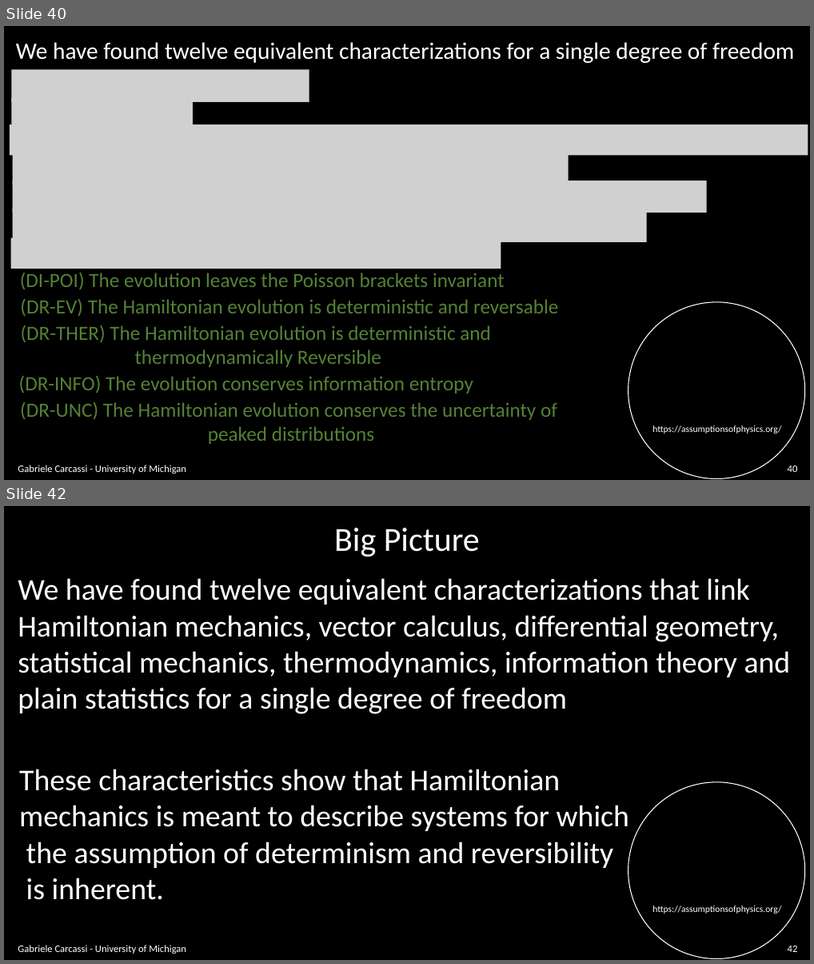
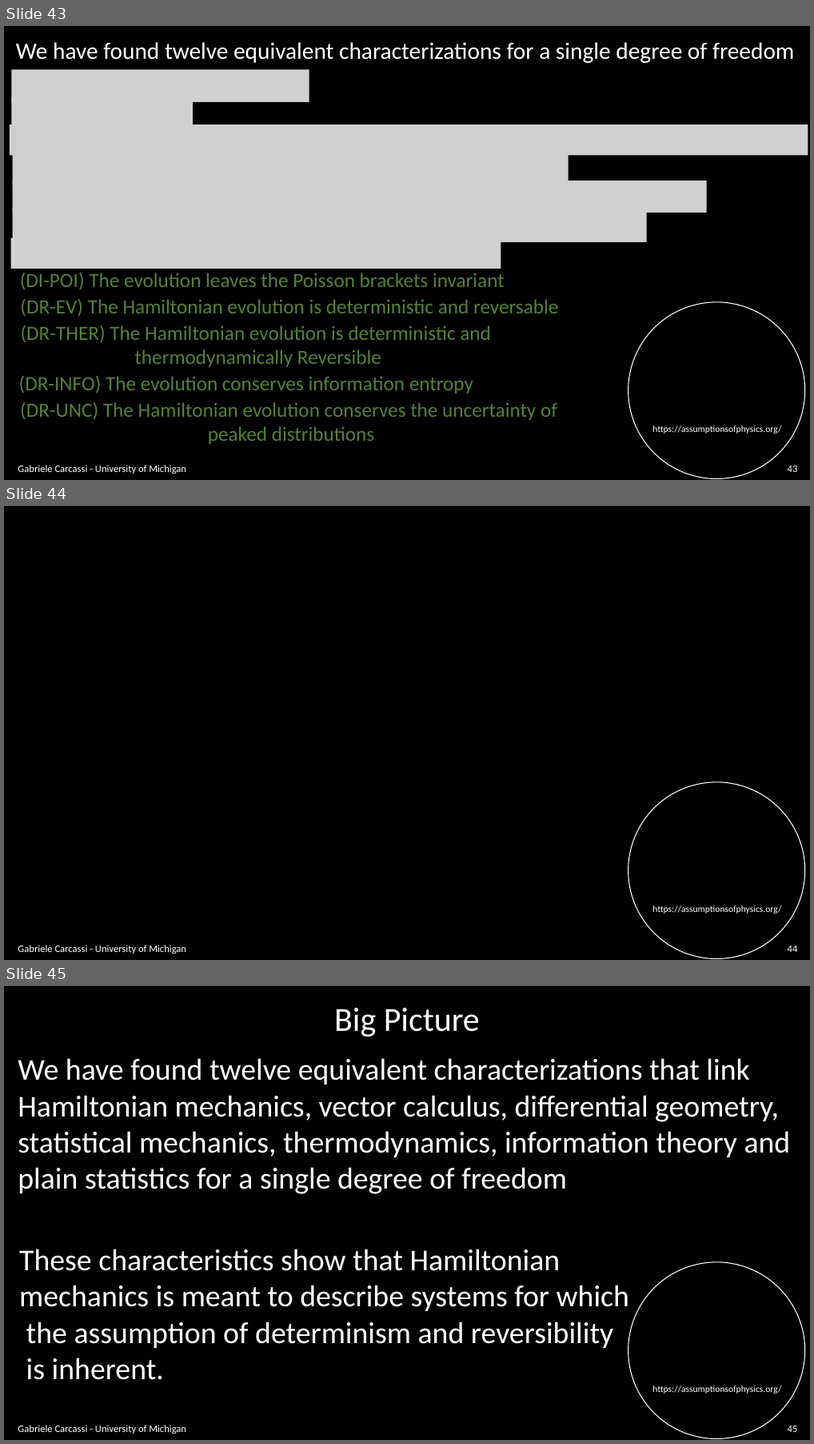
Before and after one commit to assumptionsofphysics/slides, a slide deck: BookCompanions-v2/RP-Class-3.pptx. Shown one above the other, each under a label of ours: slides 40 and 42 before the commit, slides 43, 44 and 45 after it; the slides between them are not shown. The pictures are 814x964 and 814x1444 pixels, drawn with LibreOffice and Linux fonts; fonts in the diff are those of the drawing; grey boxes stand for pictures; background and template pictures are left out. Boxes give left, top, right and bottom in pixels: in the first picture for what was removed or moved away, otherwise in the second. Text is boxed around its words. In the diff, an @@ line names an element or a change of style, - is before the commit and + after.

```diff
--- a/BookCompanions-v2/RP-Class-3.pptx
+++ b/BookCompanions-v2/RP-Class-3.pptx
@@ slide 44 added at [4,506,810,960], background #000000; not listed: 2 template elements that a slide beside it also shows @@
@@ text added at [18,944,186,953], 12 pt, text #FFFFFF @@
+Gabriele Carcassi - University of Michigan
@@ page number added at [788,945,798,952], 12 pt, text #FFFFFF @@
+44
@@ what was slide 40 is now slide 43 @@
@@ page number at [788,465,798,472]: text changed @@
-40
+43
@@ what was slide 42 is now slide 45 @@
@@ page number at [788,1425,798,1432]: text changed @@
-42
+45
```
Also in this commit, not shown: 13 slides changed, 2 other slides added.
